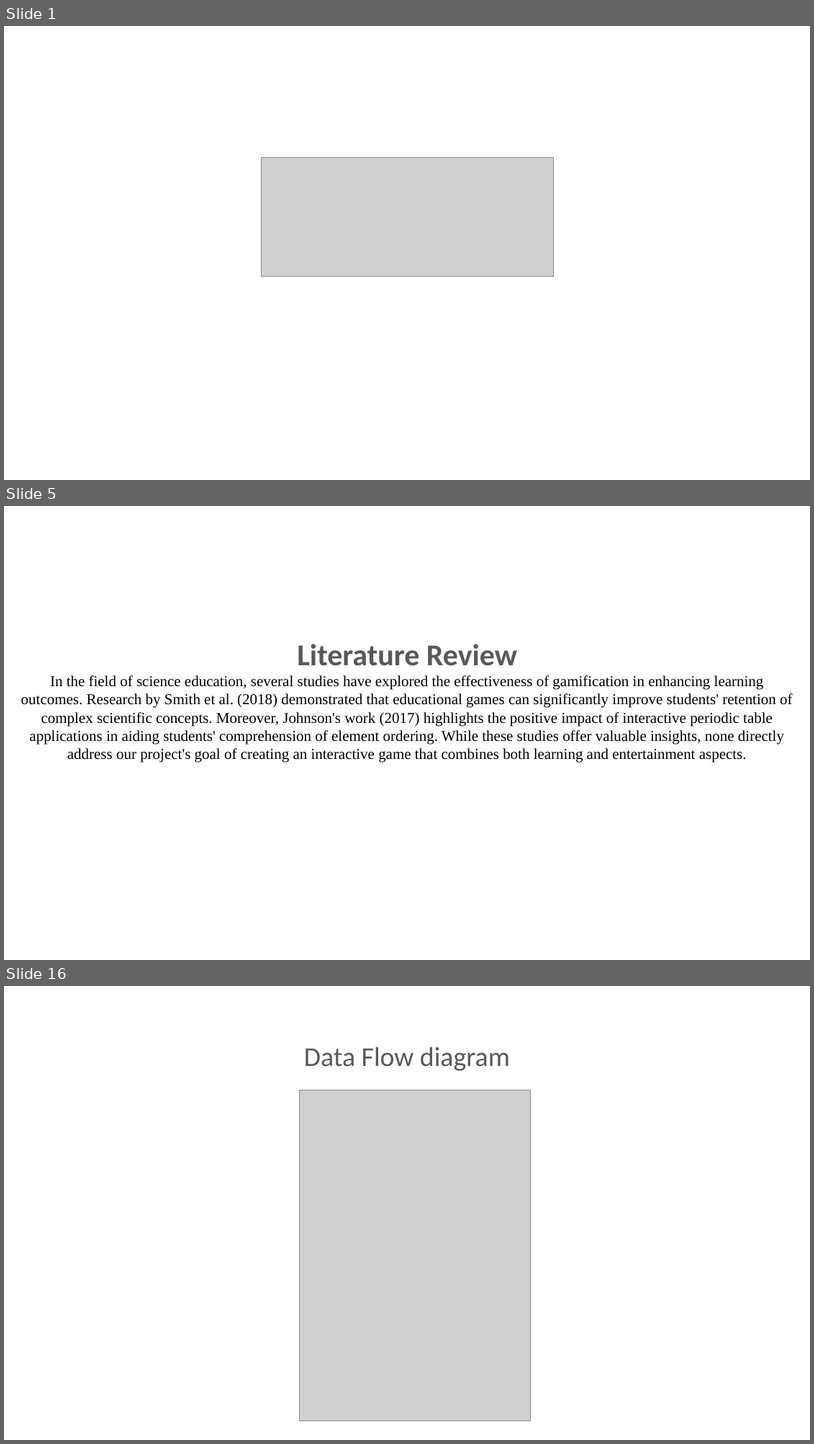
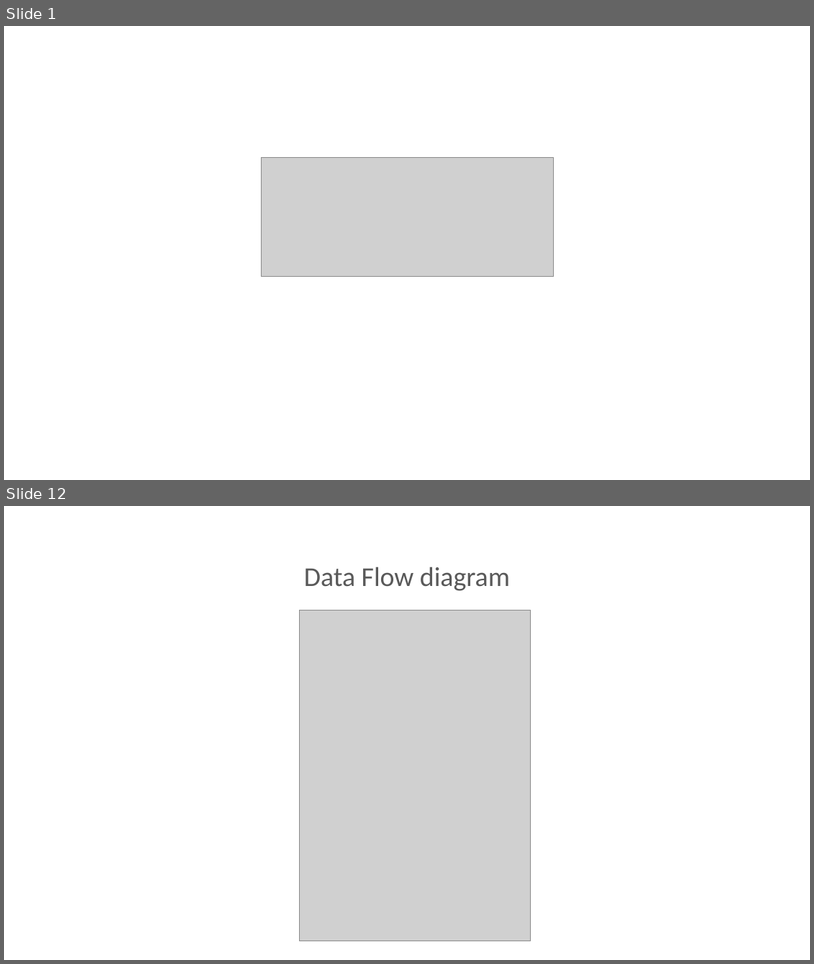
Before and after one commit to shahanxali/Mendeleev-s-Marvel, a slide deck: PPT_.pptx. Shown one above the other, each under a label of ours: slides 1, 5 and 16 before the commit, slides 1 and 12 after it; the slides between them are not shown. The pictures are 814x1444 and 814x964 pixels, drawn with LibreOffice and Linux fonts; fonts in the diff are those of the drawing; grey boxes stand for pictures; background and template pictures are left out. Boxes give left, top, right and bottom in pixels: in the first picture for what was removed or moved away, otherwise in the second. Text is boxed around its words. In the diff, an @@ line names an element or a change of style, - is before the commit and + after.

```diff
--- a/PPT_.pptx
+++ b/PPT_.pptx
@@ slide 5 removed at [4,506,810,960], background picture (left out) @@
@@ title removed at [21,644,792,762] @@
-Literature Review
-In the field of science education, several studies have explored the effectiveness of gamification in enhancing learning outcomes. Research by Smith et al. (2018) demonstrated that educational games can significantly improve students' retention of complex scientific concepts. Moreover, Johnson's work (2017) highlights the positive impact of interactive periodic table applications in aiding students' comprehension of element ordering. While these studies offer valuable insights, none directly address our project's goal of creating an interactive game that combines both learning and entertainment aspects.
@@ what was slide 16 is now slide 12 @@
```
Also in this commit, not shown: 9 slides changed, 4 slides added, 7 other slides removed, 7 other files.
